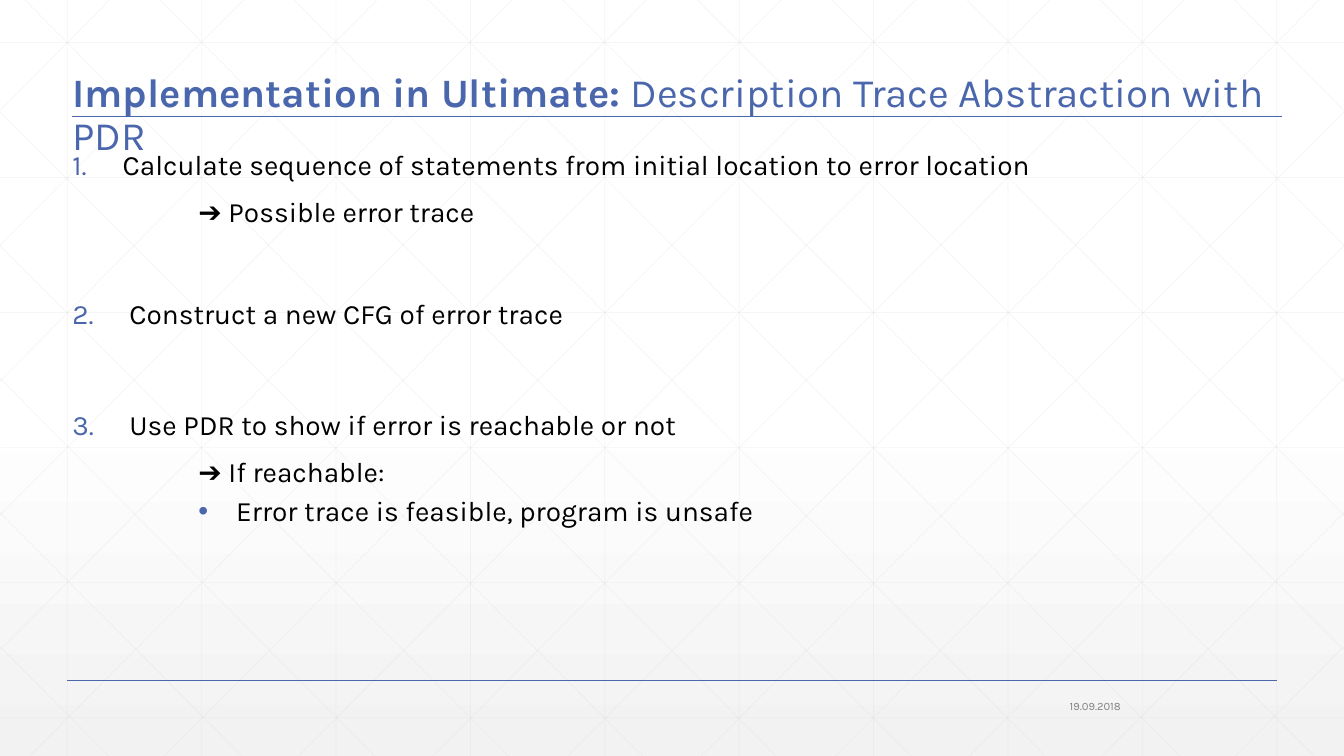
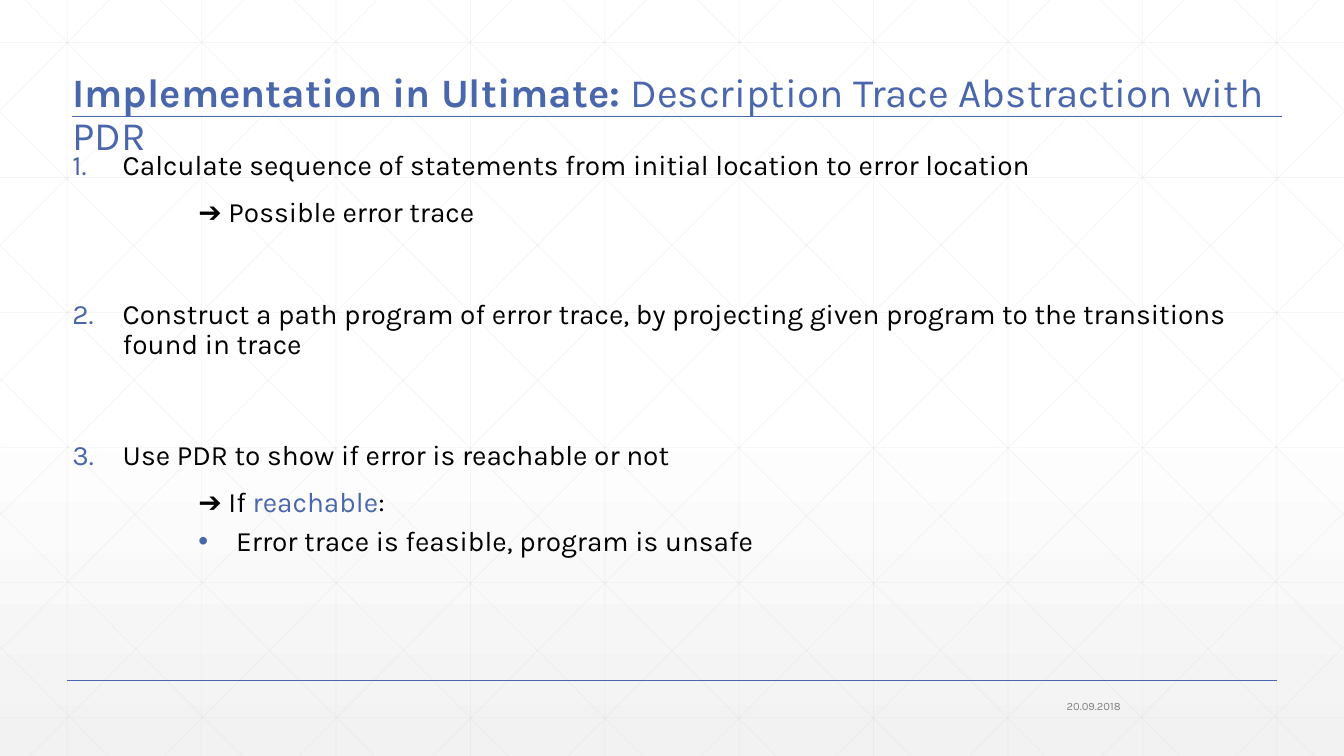
Before and after one commit to JonasWerner/BachelorThesis, a slide deck: slide 61 of Presentation/pdr_presentation_v2.pptx (slide 53 before the commit). Drawn at 1344x756 pixels with LibreOffice and Linux fonts; fonts in the diff are those of the drawing. Boxes give left, top, right and bottom in pixels: in the first picture for what was removed or moved away, otherwise in the second. Text is boxed around its words. In the diff, an @@ line names an element or a change of style, - is before the commit and + after.

```diff
--- a/Presentation/pdr_presentation_v2.pptx
+++ b/Presentation/pdr_presentation_v2.pptx
@@ text at (123,304,1225,355): text changed @@
-2. Construct a new CFG of error trace
+2. Construct a path program of error trace, by projecting given program to the transitions found in trace
@@ text at (228,492,385,513): text colour #000000 to #4A66AC in "reachable:" @@
@@ text at (1067,703,1121,710): text changed @@
-19.09.2018
+20.09.2018
```
Also in this commit, not shown: 71 other slides changed, 9 slides added, 1 slide removed, 1 other file.
